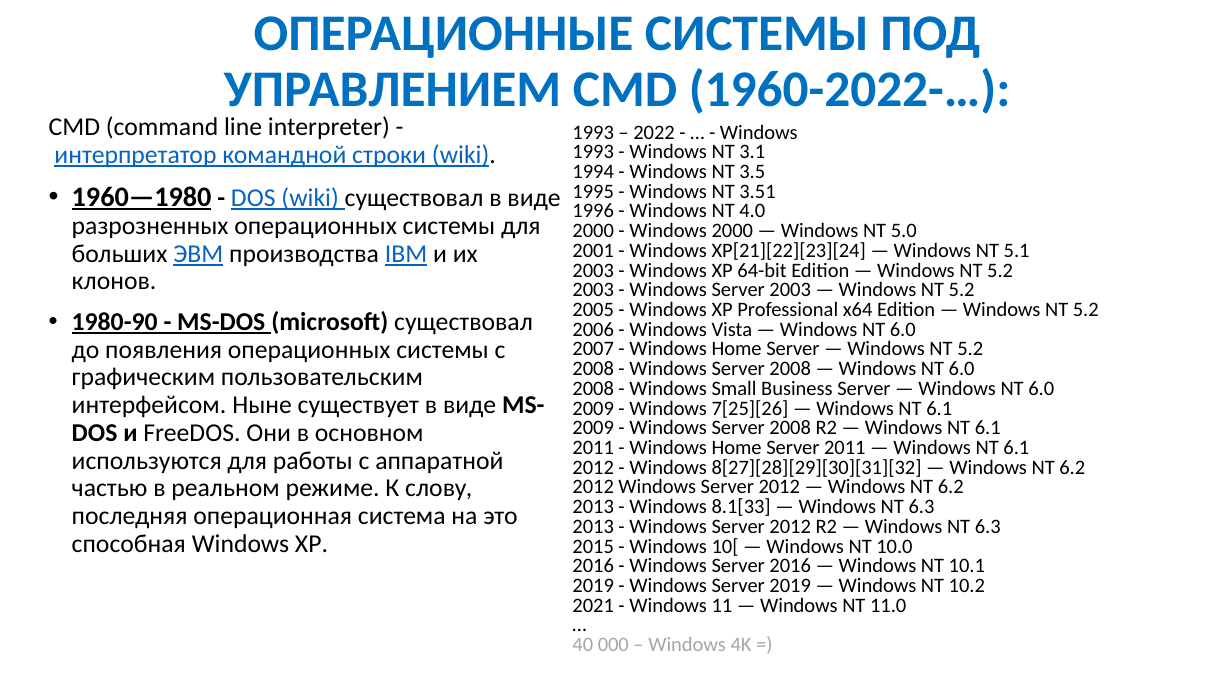
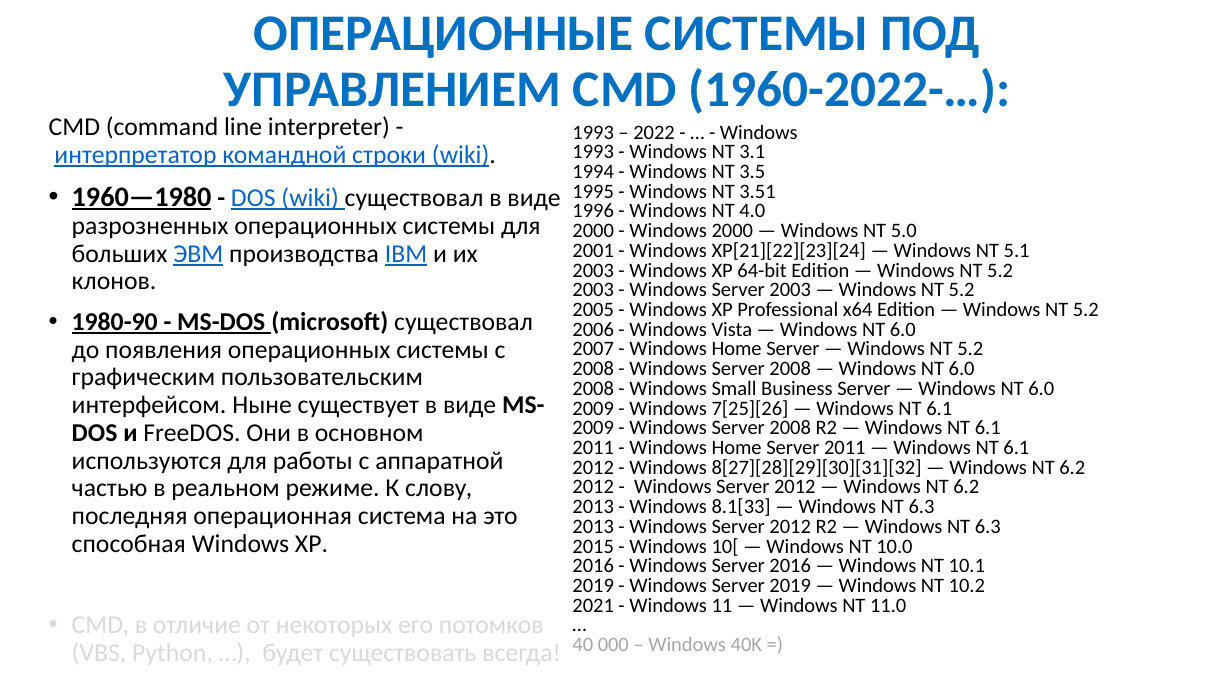
Before and after one commit to IvanSibirevV2/HowTo_Bat, a slide deck: slide 3 of Workshop/WShop.pptx. Drawn at 1232x693 pixels with LibreOffice and Linux fonts; fonts in the diff are those of the drawing. Boxes give left, top, right and bottom in pixels: in the first picture for what was removed or moved away, otherwise in the second. Text is boxed around its words. In the diff, an @@ line names an element or a change of style, - is before the commit and + after.

```diff
--- a/Workshop/WShop.pptx
+++ b/Workshop/WShop.pptx
@@ text at [572, 124, 1099, 651]: text changed @@
-1993 – 2022 - … - Windows
-1993 - Windows NT 3.1
-1994 - Windows NT 3.5
-1995 - Windows NT 3.51
-1996 - Windows NT 4.0
-2000 - Windows 2000 — Windows NT 5.0
-2001 - Windows XP[21][22][23][24] — Windows NT 5.1
-2003 - Windows XP 64-bit Edition — Windows NT 5.2
-2003 - Windows Server 2003 — Windows NT 5.2
-2005 - Windows XP Professional x64 Edition — Windows NT 5.2
-2006 - Windows Vista — Windows NT 6.0
-2007 - Windows Home Server — Windows NT 5.2
-2008 - Windows Server 2008 — Windows NT 6.0
-2008 - Windows Small Business Server — Windows NT 6.0
-2009 - Windows 7[25][26] — Windows NT 6.1
-2009 - Windows Server 2008 R2 — Windows NT 6.1
-2011 - Windows Home Server 2011 — Windows NT 6.1
-2012 - Windows 8[27][28][29][30][31][32] — Windows NT 6.2
-2012 Windows Server 2012 — Windows NT 6.2
-2013 - Windows 8.1[33] — Windows NT 6.3
-2013 - Windows Server 2012 R2 — Windows NT 6.3
-2015 - Windows 10[ — Windows NT 10.0
-2016 - Windows Server 2016 — Windows NT 10.1
-2019 - Windows Server 2019 — Windows NT 10.2
-2021 - Windows 11 — Windows NT 11.0
-…
-40 000 – Windows 4K =)
+1993 – 2022 - … - Windows
+1993 - Windows NT 3.1
+1994 - Windows NT 3.5
+1995 - Windows NT 3.51
+1996 - Windows NT 4.0
+2000 - Windows 2000 — Windows NT 5.0
+2001 - Windows XP[21][22][23][24] — Windows NT 5.1
+2003 - Windows XP 64-bit Edition — Windows NT 5.2
+2003 - Windows Server 2003 — Windows NT 5.2
+2005 - Windows XP Professional x64 Edition — Windows NT 5.2
+2006 - Windows Vista — Windows NT 6.0
+2007 - Windows Home Server — Windows NT 5.2
+2008 - Windows Server 2008 — Windows NT 6.0
+2008 - Windows Small Business Server — Windows NT 6.0
+2009 - Windows 7[25][26] — Windows NT 6.1
+2009 - Windows Server 2008 R2 — Windows NT 6.1
+2011 - Windows Home Server 2011 — Windows NT 6.1
+2012 - Windows 8[27][28][29][30][31][32] — Windows NT 6.2
+2012 - Windows Server 2012 — Windows NT 6.2
+2013 - Windows 8.1[33] — Windows NT 6.3
+2013 - Windows Server 2012 R2 — Windows NT 6.3
+2015 - Windows 10[ — Windows NT 10.0
+2016 - Windows Server 2016 — Windows NT 10.1
+2019 - Windows Server 2019 — Windows NT 10.2
+2021 - Windows 11 — Windows NT 11.0
+…
+40 000 – Windows 40K =)
@@ text at [72, 609, 561, 668]: paragraph added @@
+• CMD, в отличие от некоторых его потомков (VBS, Python, …), будет существовать всегда!
```
Also in this commit, not shown: 4 other slides changed, 9 slides added, 1 slide removed, 5 other files.
